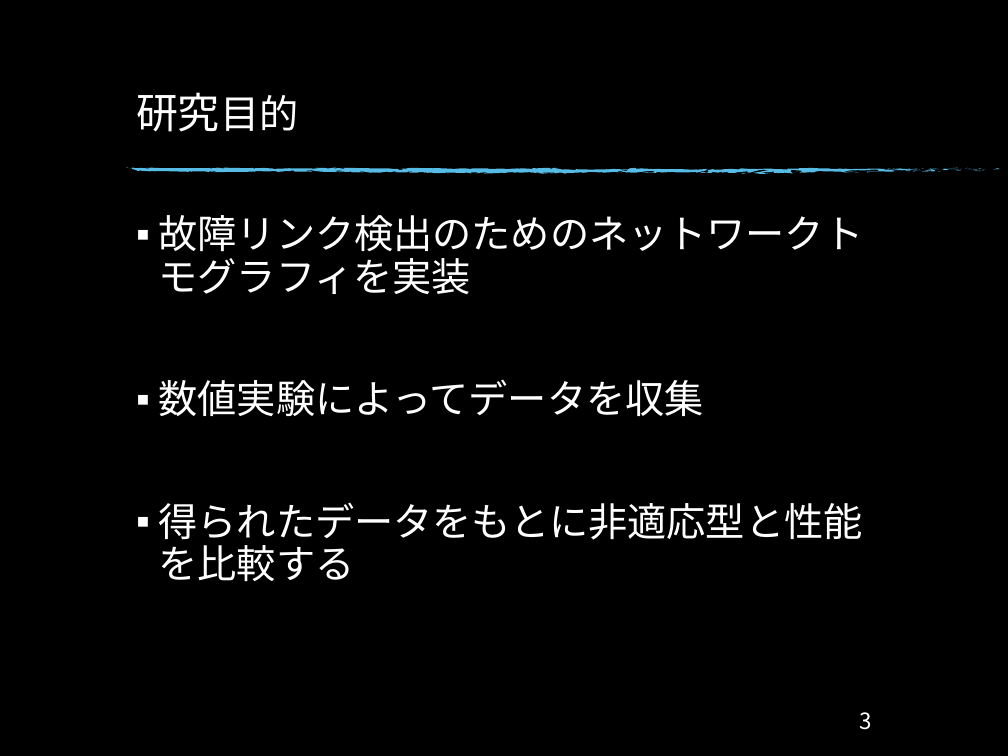
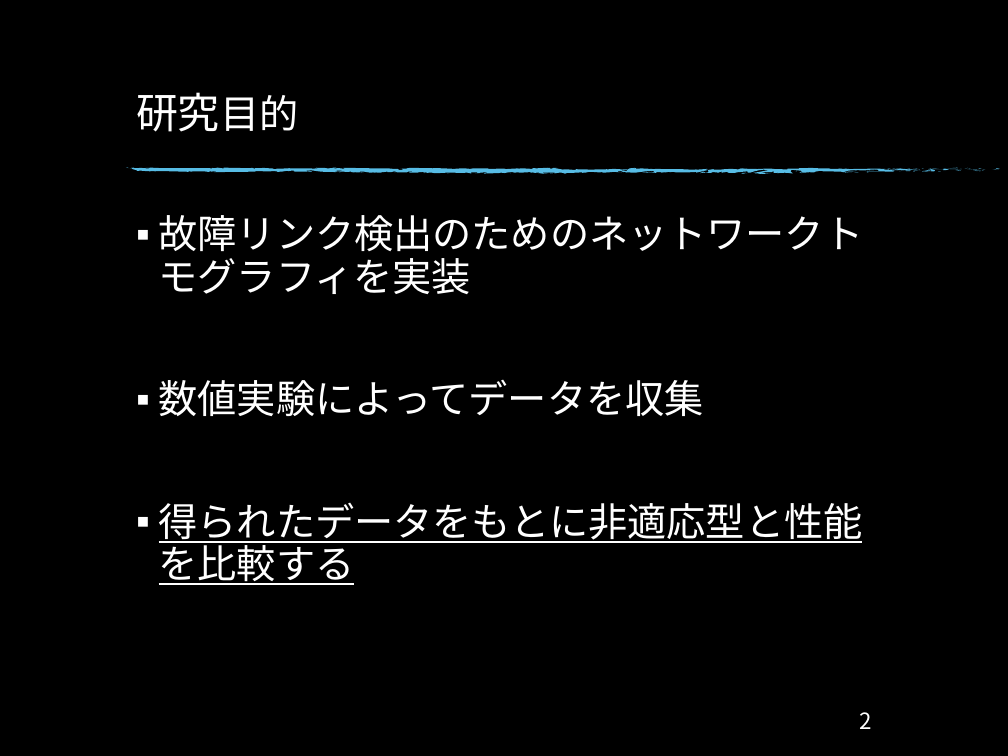
Before and after one commit to Ryo0021300/Monograph, a slide deck: slide 3 of Monograph/卒研発表_34.pptx (slide 4 before the commit). Drawn at 1008x756 pixels with LibreOffice and Linux fonts; fonts in the diff are those of the drawing; background and template pictures are left out. Boxes give left, top, right and bottom in pixels: in the first picture for what was removed or moved away, otherwise in the second. Text is boxed around its words. In the diff, an @@ line names an element or a change of style, - is before the commit and + after.

```diff
--- a/Monograph/卒研発表_34.pptx
+++ b/Monograph/卒研発表_34.pptx
@@ text at (159,502,863,585): underline on in "得られたデータをもとに非適応型と性能を比較する" @@
@@ page number at (860,712,872,729): text changed @@
-3
+2
```
Also in this commit, not shown: 12 other slides changed, 1 slide added, 7 slides removed, 7 other files.
